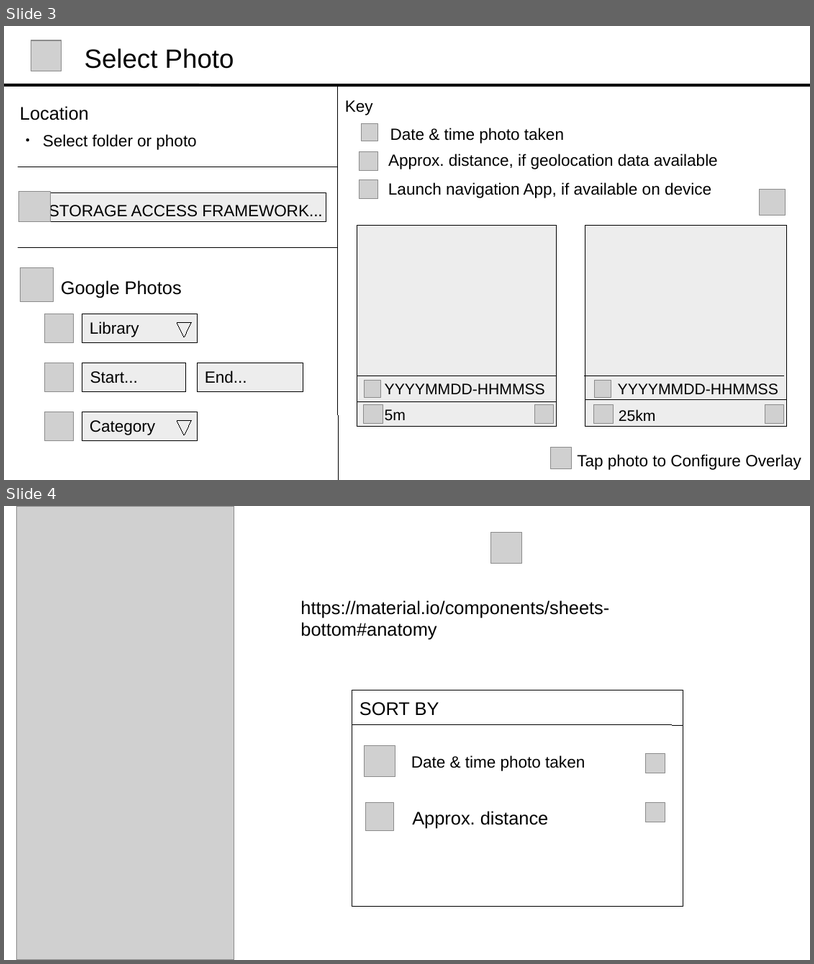
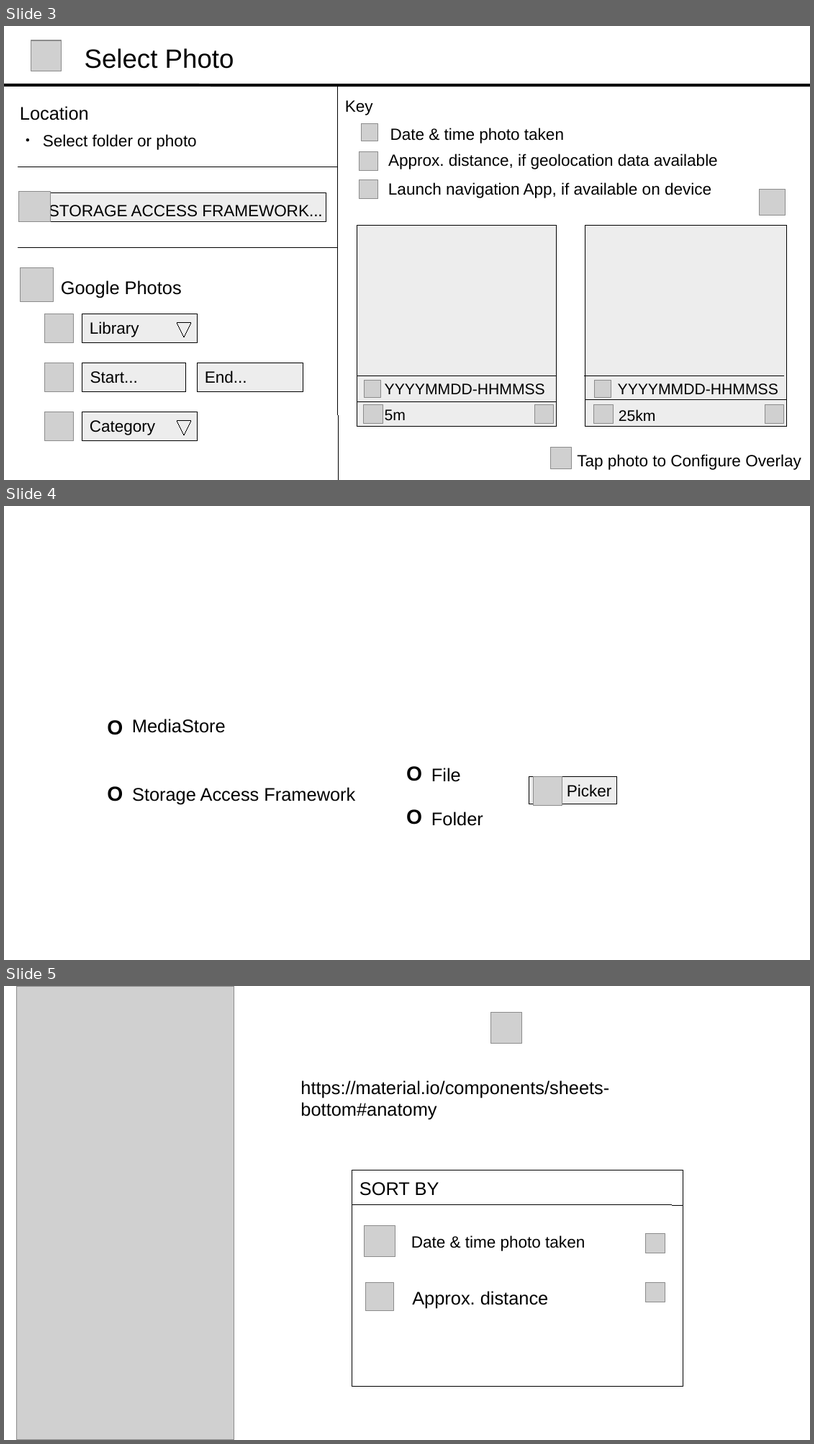
Before and after one commit to jameshnsears/CameraOverlay, a slide deck: docs/ui/Picutre PostCard.odp. Shown one above the other, each under a label of ours: slides 3 and 4 before the commit, slides 3, 4 and 5 after it. The pictures are 814x964 and 814x1444 pixels, drawn with LibreOffice and Linux fonts; fonts in the diff are those of the drawing; grey boxes stand for pictures. Boxes give left, top, right and bottom in pixels: in the first picture for what was removed or moved away, otherwise in the second. Text is boxed around its words. In the diff, an @@ line names an element or a change of style, - is before the commit and + after.

```diff
--- a/docs/ui/Picutre PostCard.odp
+++ b/docs/ui/Picutre PostCard.odp
@@ slide 4 added at (x1=4, y1=506, x2=810, y2=960), background #FFFFFF @@
@@ text added at (x1=107, y1=720, x2=123, y2=735), 20 pt, text #000000, bold @@
+O
@@ text added at (x1=132, y1=718, x2=226, y2=733), 18 pt, text #000000 @@
+MediaStore
@@ text added at (x1=107, y1=786, x2=123, y2=801), 20 pt, text #000000, bold @@
+O
@@ text added at (x1=406, y1=766, x2=422, y2=781), 20 pt, text #000000, bold @@
+O
@@ text added at (x1=432, y1=767, x2=484, y2=826), 18 pt, text #000000 @@
+File
+Folder
@@ rectangle added at (x1=530, y1=777, x2=617, y2=804), fill #DCDCDC at 50% opacity, outline #000000 0 pt @@
@@ picture added at (x1=534, y1=777, x2=562, y2=806) @@
@@ text added at (x1=567, y1=784, x2=612, y2=797), 16 pt, text #000000 @@
+Picker
@@ text added at (x1=132, y1=787, x2=355, y2=804), 18 pt, text #000000 @@
+Storage Access Framework
@@ text added at (x1=406, y1=809, x2=422, y2=824), 20 pt, text #000000, bold @@
+O
@@ what was slide 4 is now slide 5 @@
```
Also in this commit, not shown: 41 other files.
